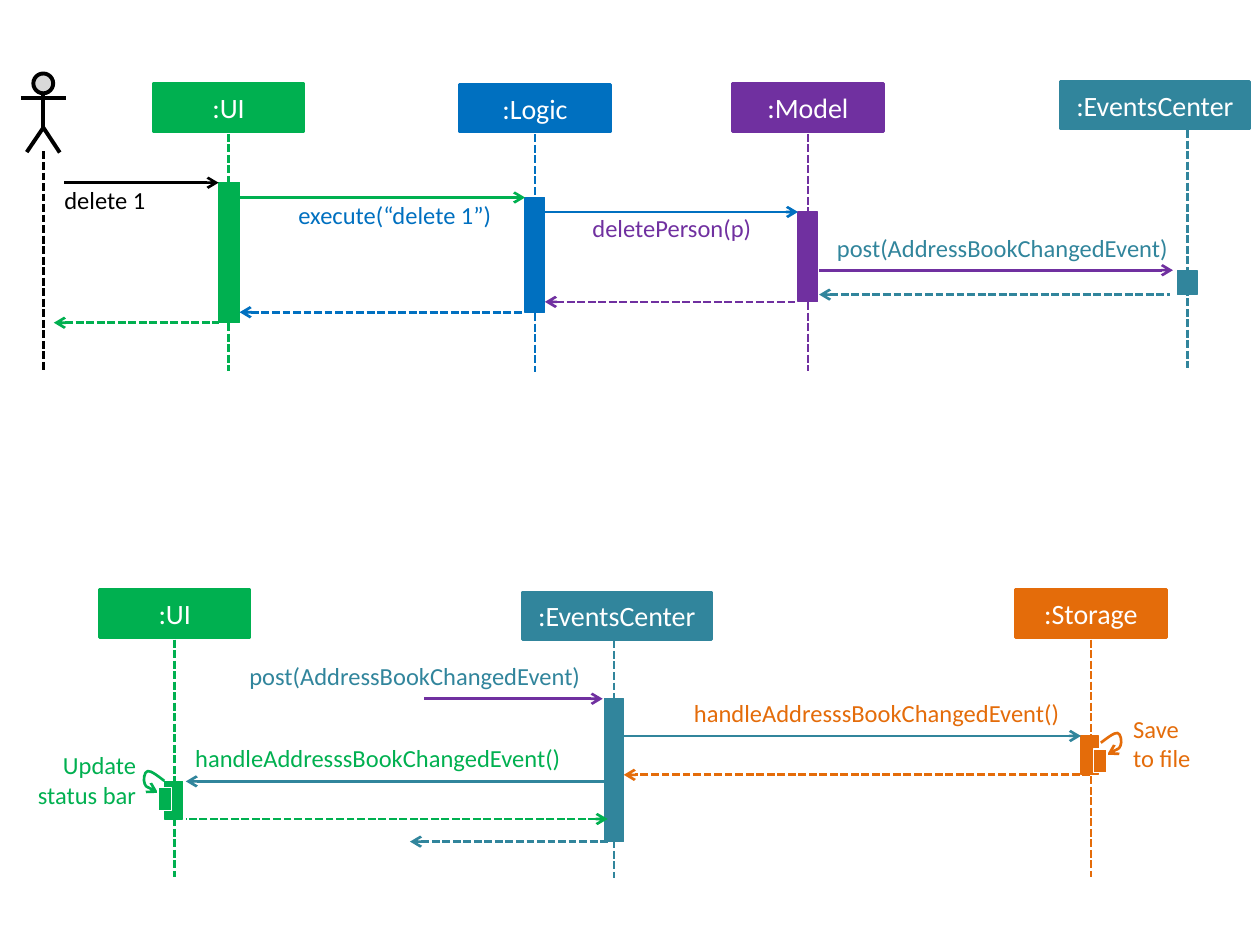
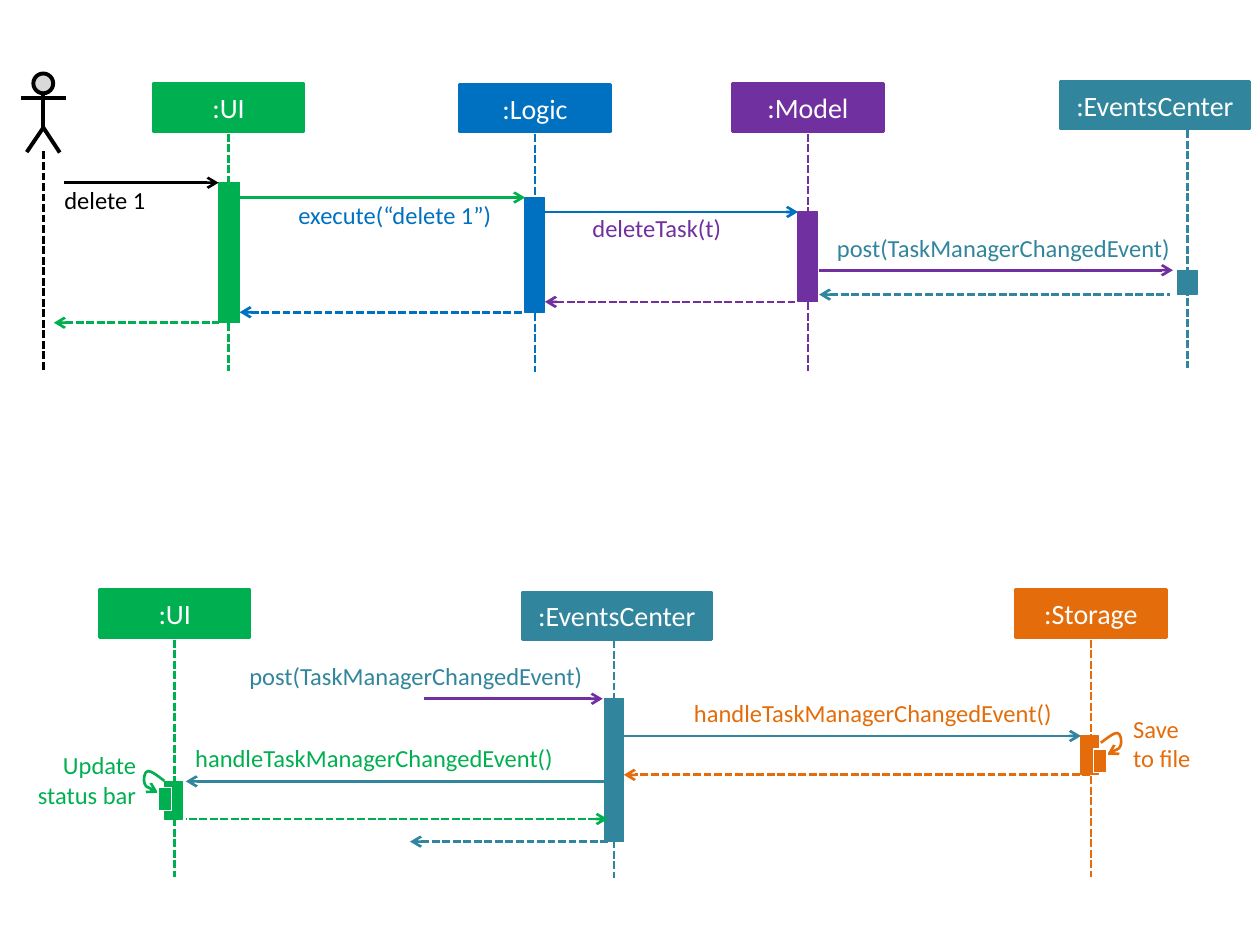
Before and after one commit to turtle96/taskell, a slide deck: slide 3 of docs/diagrams/Diagrams.pptx. Drawn at 1260x945 pixels with LibreOffice and Linux fonts; fonts in the diff are those of the drawing. Boxes give left, top, right and bottom in pixels: in the first picture for what was removed or moved away, otherwise in the second. Text is boxed around its words. In the diff, an @@ line names an element or a change of style, - is before the commit and + after.

```diff
--- a/docs/diagrams/Diagrams.pptx
+++ b/docs/diagrams/Diagrams.pptx
@@ text at [592, 219, 721, 240]: text changed @@
-deletePerson(p)
+deleteTask(t)
@@ text at [837, 239, 1170, 262]: text changed @@
-post(AddressBookChangedEvent)
+post(TaskManagerChangedEvent)
@@ text at [249, 667, 582, 690]: text changed @@
-post(AddressBookChangedEvent)
+post(TaskManagerChangedEvent)
@@ text at [694, 704, 1051, 727]: text changed @@
-handleAddresssBookChangedEvent()
+handleTaskManagerChangedEvent()
@@ text at [195, 749, 552, 772]: text changed @@
-handleAddresssBookChangedEvent()
+handleTaskManagerChangedEvent()
```
Also in this commit, not shown: 5 other slides changed, 1 slide added, 3 other files.
